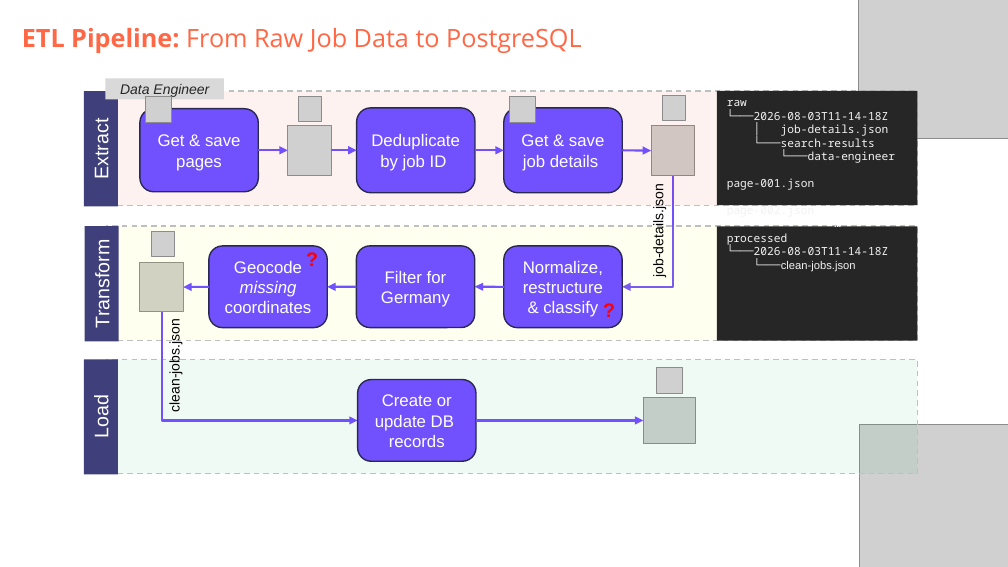
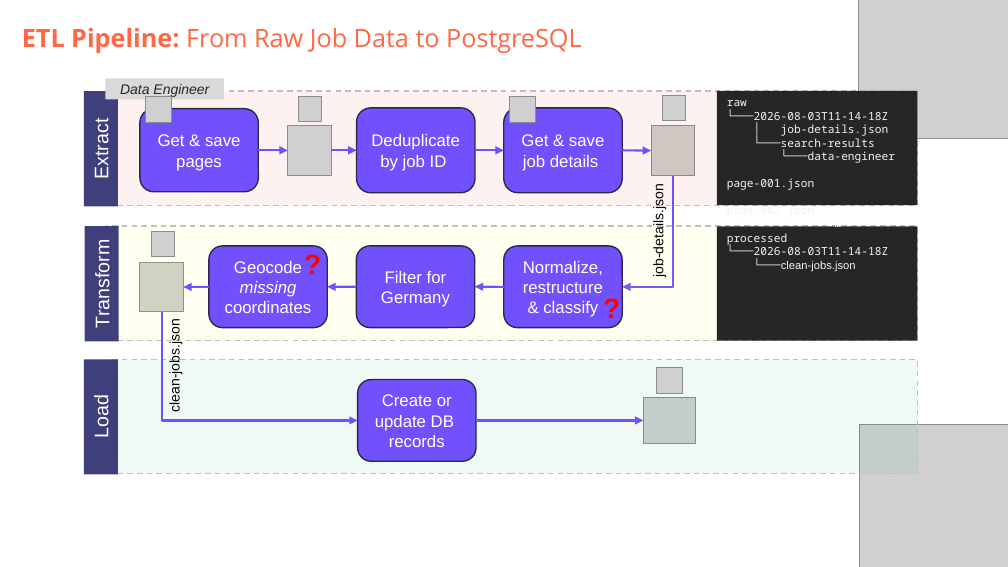
Before and after one commit to DataScientest-Studio/jun26bde-job-market, a slide deck: slide 5 of docs/defence/Defence.pptx. Drawn at 1008x567 pixels with LibreOffice and Linux fonts; fonts in the diff are those of the drawing; grey boxes stand for pictures; background and template pictures are left out. Boxes give left, top, right and bottom in pixels: in the first picture for what was removed or moved away, otherwise in the second. Text is boxed around its words. In the diff, an @@ line names an element or a change of style, - is before the commit and + after.

```diff
--- a/docs/defence/Defence.pptx
+++ b/docs/defence/Defence.pptx
@@ text "?" at (294, 241, 343, 285): size 14 to 20 pt @@
@@ text "?": place and size @@
-text "?" at (594, 292, 642, 327)
+text "?" at (594, 285, 642, 330)
@@ text "?" at (594, 285, 642, 330): size 14 to 20 pt @@
```
Also in this commit, not shown: 2 other slides changed, 1 slide added, 1 slide removed, 4 other files.
